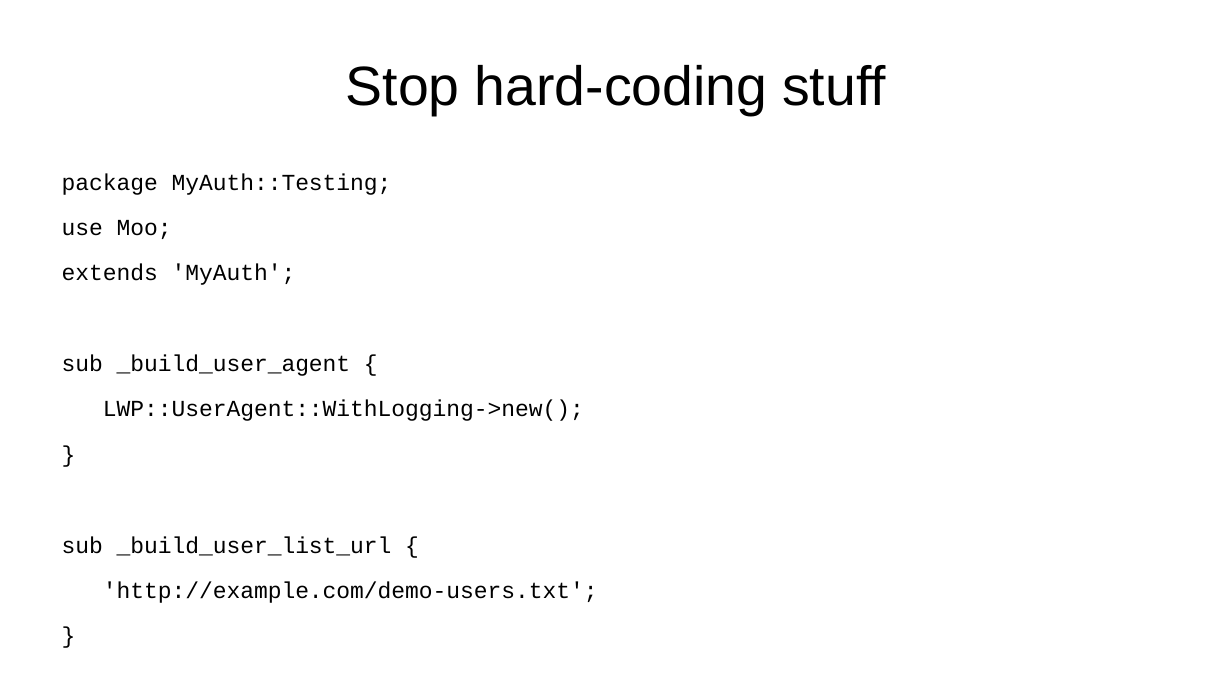
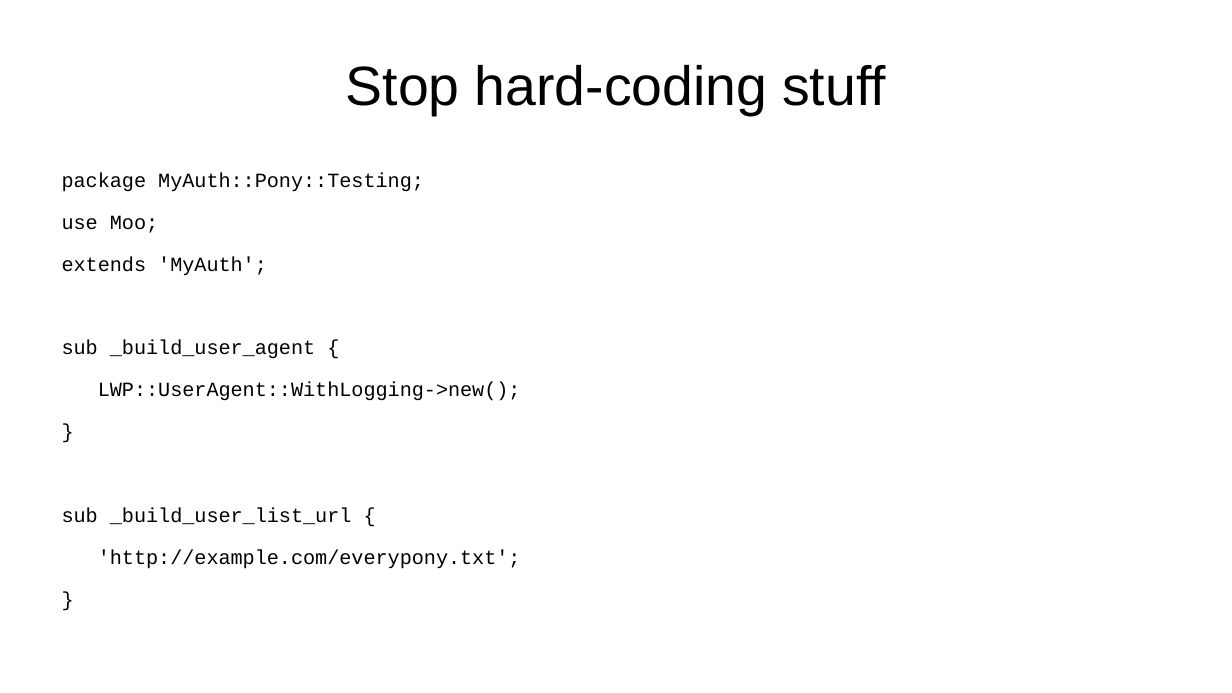
Before and after one commit to tobyink/docs-modern-oop, a slide deck: slide 32 of talks/three-weird-tricks/presentation.odp (slide 28 before the commit). Drawn at 1232x693 pixels with LibreOffice and Linux fonts; fonts in the diff are those of the drawing; background and template pictures are left out. Boxes give left, top, right and bottom in pixels: in the first picture for what was removed or moved away, otherwise in the second. Text is boxed around its words. In the diff, an @@ line names an element or a change of style, - is before the commit and + after.

```diff
--- a/talks/three-weird-tricks/presentation.odp
+++ b/talks/three-weird-tricks/presentation.odp
@@ text at <box>62,172,424,192</box>: text changed; size 14.8 to 12.9 pt @@
-package MyAuth::Testing;
+package MyAuth::Pony::Testing;
@@ text at <box>62,215,521,525</box>: size 14.8 to 12.9 pt in "use Moo;", "extends 'MyAuth';", "sub _build_user_agent {", "LWP::UserAgent::WithLogging->new();" and 3 more places @@
@@ text at <box>98,550,521,569</box>: text changed; size 14.8 to 12.9 pt @@
-'http://example.com/demo-users.txt';
+'http://example.com/everypony.txt';
```
Also in this commit, not shown: 3 other slides changed, 6 slides added.
